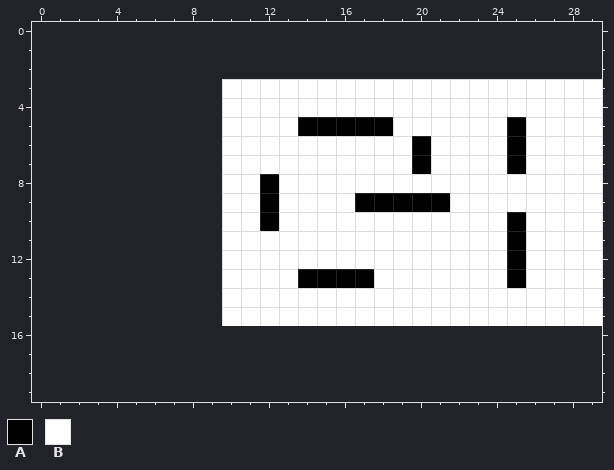
Two states of a pixel-art sprite, Assets/maps/map.png. The first picture shows the starting point.
The file is 20x13 pixels. The old version is drawn lined up with the new one, on the new canvas.
Palette (. is transparent): A #000000  B #ffffff
Pixels before, first column x 10:
 3 BBBBBBBBBBBBBBBBBBBB
 4 BBBBBBBBBBBBBBBBBBBB
 5 BBBBAAAAABBBBBBABBBB
 6 BBBBBBBBBBABBBBABBBB
 7 BBBBBBBBBBABBBBABBBB
 8 BBABBBBBBBBBBBBBBBBB
 9 BBABBBBAAAAABBBBBBBB
10 BBABBBBBBBBBBBBABBBB
11 BBBBBBBBBBBBBBBABBBB
12 BBBBBBBBBBBBBBBABBBB
13 BBBBAAAABBBBBBBABBBB
14 BBBBBBBBBBBBBBBBBBBB
15 BBBBBBBBBBBBBBBBBBBB
After the commit:
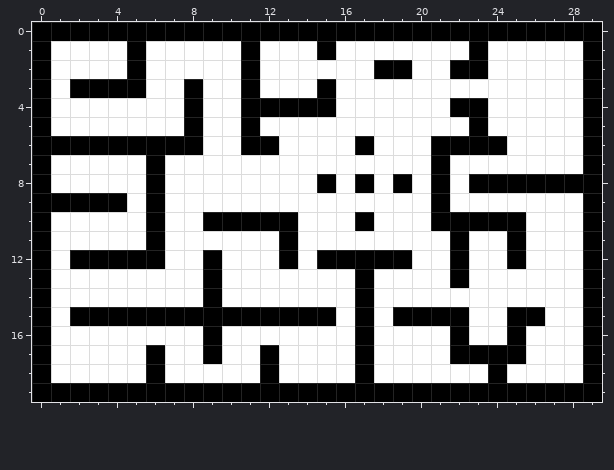
Edits made:
canvas 20x13 -> 30x20, the old top-left corner now at 10,3
y 0: x 0..29 .............................. -> AAAAAAAAAAAAAAAAAAAAAAAAAAAAAA
y 1: x 0..29 .............................. -> ABBBBABBBBBABBBABBBBBBBABBBBBA
y 2: x 0..29 .............................. -> ABBBBABBBBBABBBBBBAABBAABBBBBA
y 3: x 0..9 .......... -> ABAAAABBAB; x 11 B -> A; x 15 B -> A; x 29 B -> A
y 4: x 0..9 .......... -> ABBBBBBBAB; x 11..15 BBBBB -> AAAAA; x 22..23 BB -> AA; x 29 B -> A
y 5: x 0..9 .......... -> ABBBBBBBAB; x 11 B -> A; x 14..18 AAAAA -> BBBBB; x 23 B -> A; x 25 A -> B; x 29 B -> A
y 6: x 0..9 .......... -> AAAAAAAAAB; x 11..12 BB -> AA; x 17 B -> A; x 20..25 ABBBBA -> BAAAAB; x 29 B -> A
y 7: x 0..9 .......... -> ABBBBBABBB; x 20..21 AB -> BA; x 25 A -> B; x 29 B -> A
y 8: x 0..9 .......... -> ABBBBBABBB; x 12 A -> B; x 15 B -> A; x 17 B -> A; x 19 B -> A; x 21 B -> A; x 23..29 BBBBBBB -> AAAAAAA
y 9: x 0..9 .......... -> AAAAABABBB; x 12 A -> B; x 17..20 AAAA -> BBBB; x 29 B -> A
y 10: x 0..11 ..........BB -> ABBBBBABBAAA; x 13 B -> A; x 17 B -> A; x 21..24 BBBB -> AAAA; x 29 B -> A
y 11: x 0..9 .......... -> ABBBBBABBB; x 13 B -> A; x 22 B -> A; x 29 B -> A
y 12: x 0..9 .......... -> ABAAAAABBA; x 13 B -> A; x 15..19 BBBBB -> AAAAA; x 22 B -> A; x 29 B -> A
y 13: x 0..9 .......... -> ABBBBBBBBA; x 14..16 AAA -> BBB; x 22 B -> A; x 25 A -> B; x 29 B -> A
y 14: x 0..9 .......... -> ABBBBBBBBA; x 17 B -> A; x 29 B -> A
y 15: x 0..15 ..........BBBBBB -> ABAAAAAAAAAAAAAA; x 17 B -> A; x 19..22 BBBB -> AAAA; x 25..26 BB -> AA; x 29 B -> A
y 16: x 0..29 .............................. -> ABBBBBBBBABBBBBBBABBBBABBABBBA
y 17: x 0..29 .............................. -> ABBBBBABBABBABBBBABBBBAAAABBBA
y 18: x 0..29 .............................. -> ABBBBBABBBBBABBBBABBBBBBABBBBA
y 19: x 0..29 .............................. -> AAAAAAAAAAAAAAAAAAAAAAAAAAAAAA
Pixel boxes of the changes (left, top, right, bottom) in both pictures:
changed: (32, 22, 602, 402)
